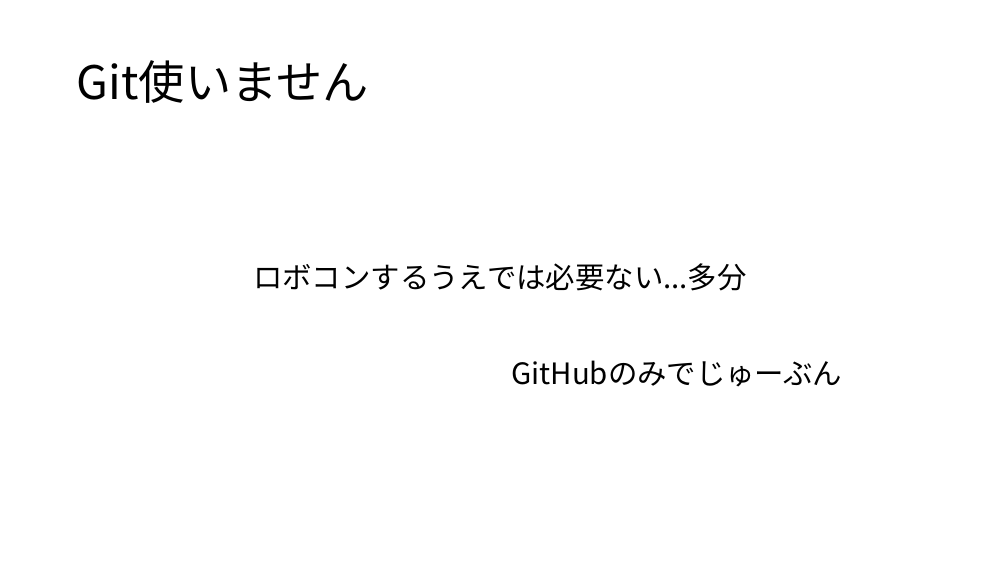
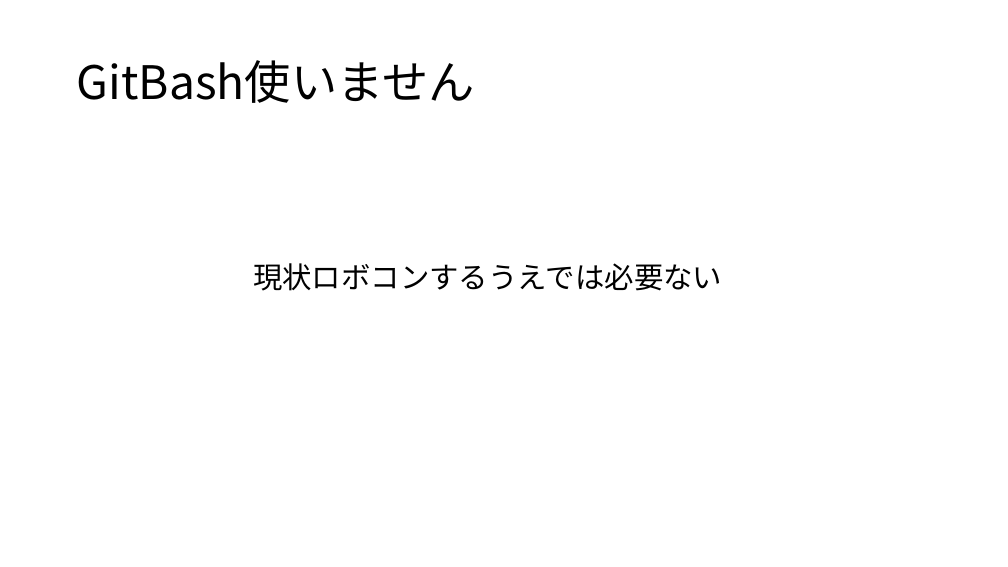
Before and after one commit to SPcurrent/GitHub-Description, a slide deck: slide 15 of description.pptx (slide 14 before the commit). Drawn at 1008x567 pixels with LibreOffice and Linux fonts; fonts in the diff are those of the drawing. Boxes give left, top, right and bottom in pixels: in the first picture for what was removed or moved away, otherwise in the second. Text is boxed around its words. In the diff, an @@ line names an element or a change of style, - is before the commit and + after.

```diff
--- a/description.pptx
+++ b/description.pptx
@@ title at [77, 60, 475, 103]: text changed @@
-Git使いません
+GitBash使いません
@@ text at [253, 263, 722, 291]: text changed @@
-ロボコンするうえでは必要ない...多分
+現状ロボコンするうえでは必要ない
@@ text removed at [511, 360, 841, 387] @@
-GitHubのみでじゅーぶん
```
Also in this commit, not shown: 3 other slides changed, 2 slides added, 3 other files.
